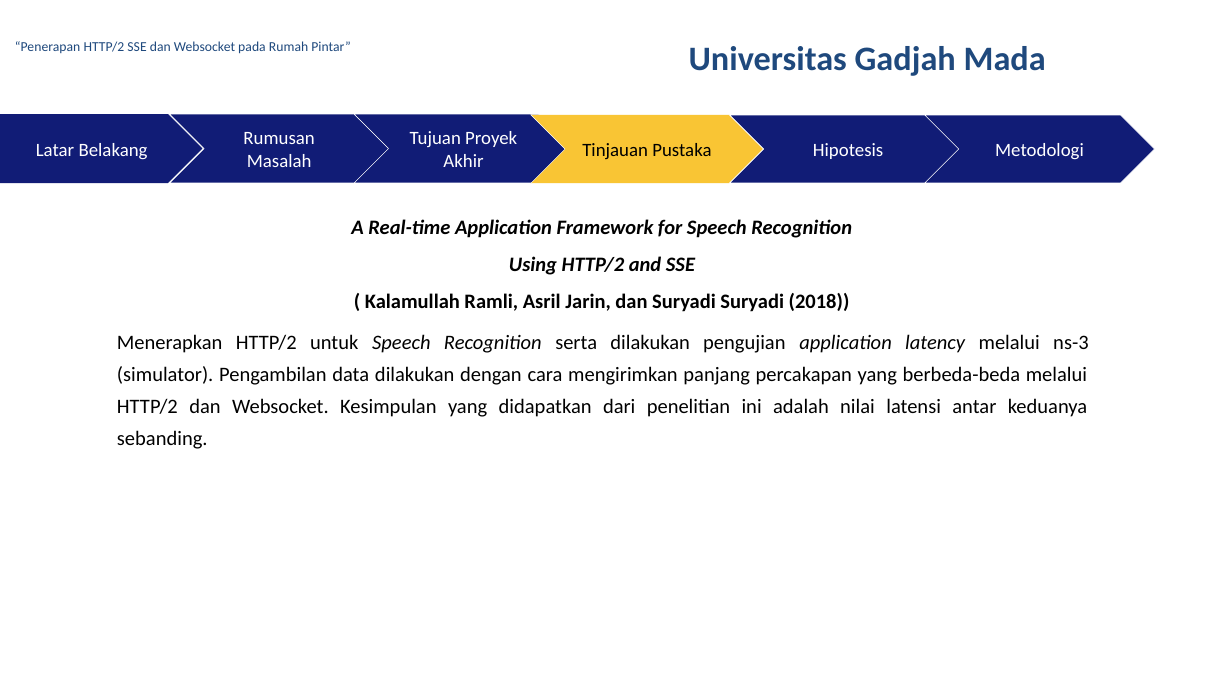
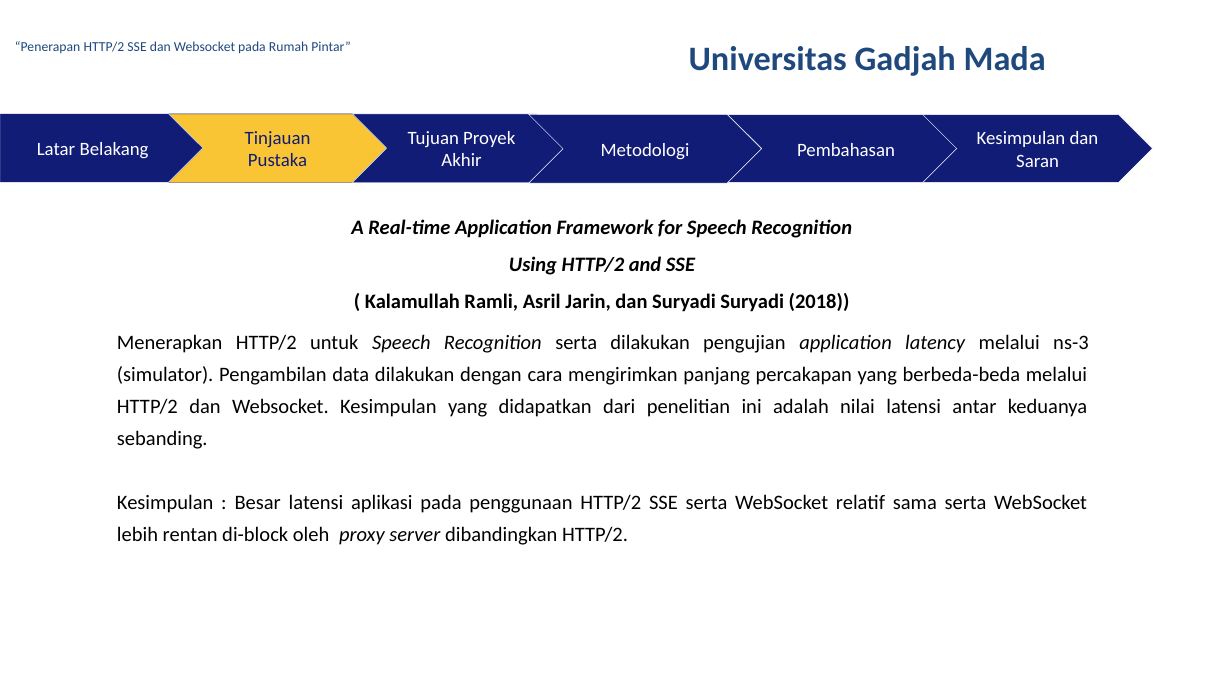
Before and after one commit to rusminto/ws_sse, a slide deck: slide 15 of berkas/ppt muham.pptx (slide 14 before the commit). Drawn at 1232x693 pixels with LibreOffice and Linux fonts; fonts in the diff are those of the drawing; background and template pictures are left out. Boxes give left, top, right and bottom in pixels: in the first picture for what was removed or moved away, otherwise in the second. Text is boxed around its words. In the diff, an @@ line names an element or a change of style, - is before the commit and + after.

```diff
--- a/berkas/ppt muham.pptx
+++ b/berkas/ppt muham.pptx
@@ pentagon arrow "Latar Belakang" at box(0, 113, 203, 182): outline #111C76 0.26 pt to #FFFFFF 0.26 pt @@
@@ chevron "Tinjauan Pustaka": place and size @@
-chevron "Tinjauan Pustaka" at box(531, 115, 764, 184)
+chevron "Tinjauan Pustaka" at box(169, 113, 387, 182)
@@ chevron "Tinjauan Pustaka" at box(169, 113, 387, 182): text colour #000000 to #111C76; outline #FFFFFF 0.26 pt to #111C76 0.26 pt @@
@@ chevron removed at box(170, 115, 389, 184) @@
-Rumusan Masalah
@@ chevron "Metodologi": place and size @@
-chevron "Metodologi" at box(925, 115, 1154, 182)
+chevron "Metodologi" at box(529, 115, 761, 184)
@@ chevron added at box(923, 115, 1152, 182), fill #111C76, outline #FFFFFF 0.26 pt, 11 pt, text #FFFFFF @@
+Kesimpulan dan Saran
@@ text in chevron at box(797, 143, 895, 156): text changed @@
-Hipotesis
+Pembahasan
@@ text at box(117, 494, 1087, 545): paragraph added @@
+Kesimpulan : Besar latensi aplikasi pada penggunaan HTTP/2 SSE serta WebSocket relatif sama serta WebSocket lebih rentan di-block oleh proxy server dibandingkan HTTP/2.
```
Also in this commit, not shown: 22 other slides changed, 3 slides added, 10 other files.
